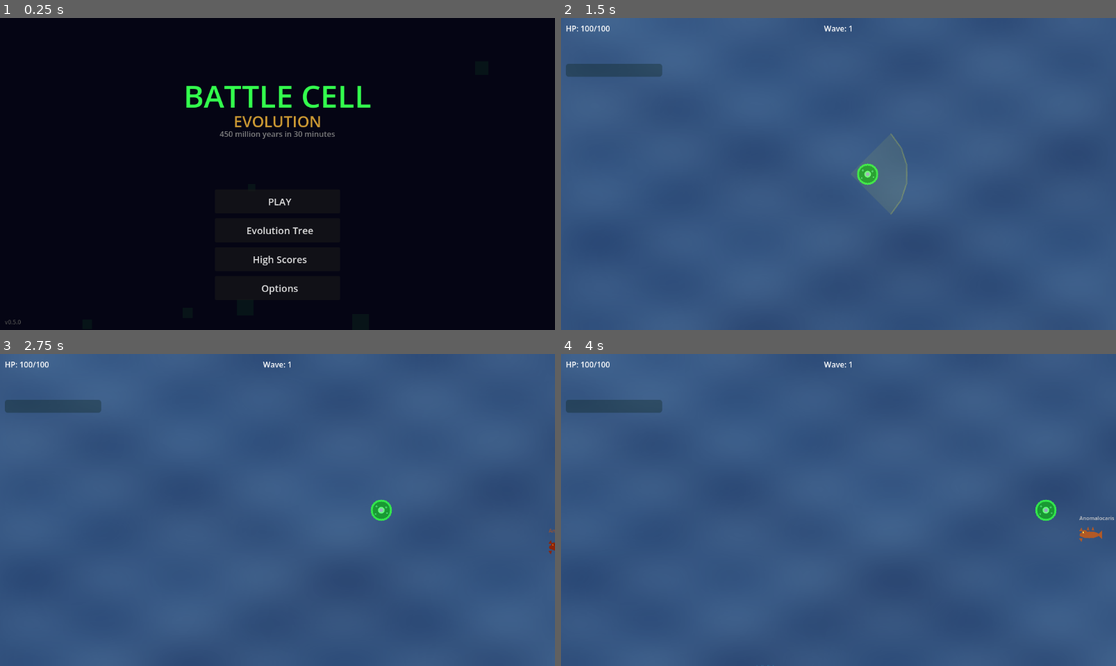
Above: before the commit, frames 1-4 (two rows, left to right).
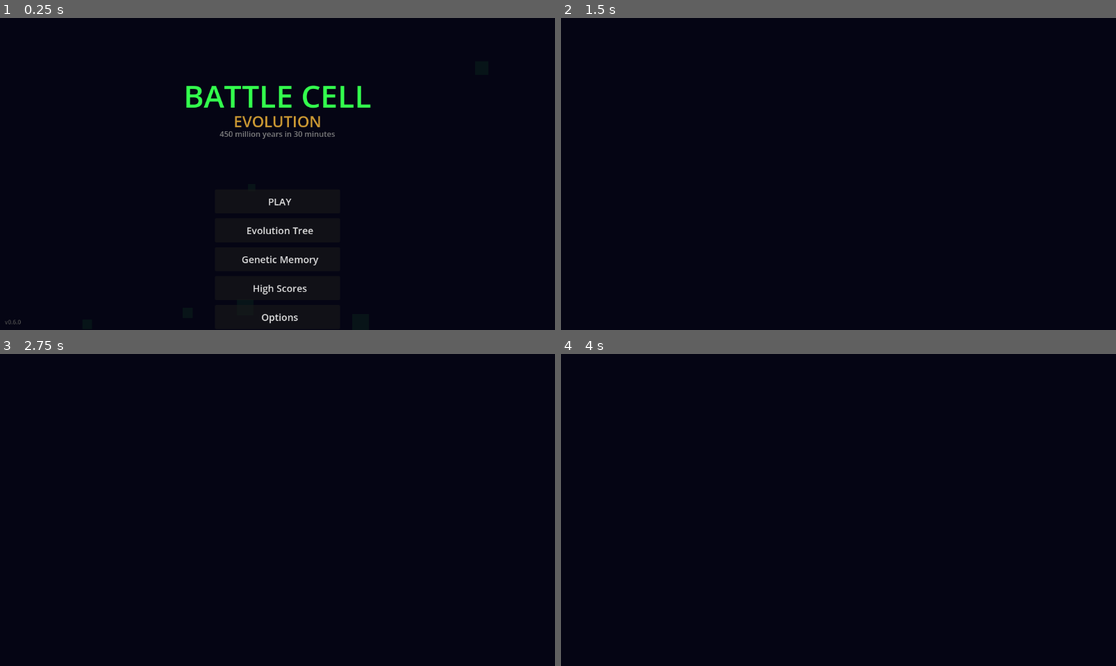
Above: after the commit, the same moments.

Repository: Yaikuza/battle_cell
Game: Godot game, scene res://Scenes/Menu.tscn
Same seed, same stepped clock (60 frames per second), same inputs: the game is played once before the commit and once after it.
Inputs (mouse positions are in pixels of both pictures, inside the frame that each line leads up to):
- Up to frame 1 (0.25 s): no input
- Up to frame 2 (1.5 s): click "PLAY" at 0.5 s; tap Enter at 1.25 s; move the mouse to (960, 158) at 1.27 s; hold D (move_right, bound only before the commit) from 1.28 s (still down); hold R from 1.28 s (still down); click (960, 158) at 1.42 s
- Up to frame 3 (2.75 s): release D (move_right, bound only before the commit) at 2 s; release R at 2 s; drag from (166, 525) to (377, 510) at 2.02 s
- Up to frame 4 (4 s): tap Space at 2.75 s; move the mouse to (894, 441) at 2.77 s; hold D (move_right, bound only before the commit) 2.78-3.5 s; hold R 2.78-3.5 s; drag from (810, 572) to (1043, 510) at 3.52 s

The runs differ from the first frame. In frame 1, 0.4% of the frame differs, in the area x 2-58%, y 76-98%; in frame 2, 100%, in the area x 0-100%, y 0-100%; in frame 3, 100%; in frame 4, 100%.
Error after the commit: Parse Error: Identifier "EvolutionScreenScript" not declared in the current scope. (res://Main.gd:59)

Commit message:
feat: meta progression system (DNA, traits, start perks, legacy forms, WTF edge, titles) v0.6.0

Diff:
--- a/godot/Main.gd
+++ b/godot/Main.gd
@@ -30,6 +30,53 @@
 	add_child(joystick)
 
 	AudioManager.play_bgm()
+	call_deferred("_check_start_form")
+
+func _check_start_form() -> void:
+	var evo = get_tree().get_first_node_in_group("evolution_manager") as EvolutionManager
+	var player = get_tree().get_first_node_in_group("player") as Player
+	if not evo or not player:
+		return
+	var unlocked: Array[Dictionary] = []
+	for form_id in MetaManager.LEGACY:
+		if MetaManager.is_legacy_unlocked(form_id):
+			var f = evo._tree.get(form_id)
+			if f:
+				var dup = f.duplicate(true)
+				dup["id"] = form_id
+				dup["type"] = "form"
+				unlocked.append(dup)
+
+	if unlocked.is_empty():
+		var hs = MetaManager.get_head_start_gp()
+		if hs > 0:
+			EventBus.gp_collected.emit(hs)
+		return
+
+	unlocked.append({"name": "Stay as Cell", "desc": "เริ่มต้นเป็นเซลล์เหมือนเดิม", "type": "stay_cell", "id": "cell"})
+
+	get_tree().paused = true
+	var screen = EvolutionScreenScript.new()
+	var vp = get_viewport().get_visible_rect().size
+	screen.show_choices(unlocked, vp, func(data):
+		get_tree().paused = false
+		screen.queue_free()
+		var f_id = data.get("id", "cell")
+		if f_id != "cell":
+			var f = evo._tree.get(f_id)
+			if f:
+				var dup = f.duplicate(true)
+				dup["id"] = f_id
+				evo.current_form_id = f_id
+				evo._evolution_path.append(f_id)
+				player.apply_form(dup, false)
+				SaveManager.unlock_form(f_id)
+		var hs = MetaManager.get_head_start_gp()
+		if hs > 0:
+			EventBus.gp_collected.emit(hs)
+	)
+	add_child(screen)
+
 	GameManager.start_next_wave()
 
 var _bg_root: Node2D
--- a/godot/entities/Player.gd
+++ b/godot/entities/Player.gd
@@ -83,6 +83,15 @@
 	weapon.behavior = SlashBehaviorScript.new()
 	add_child(weapon)
 
+	_apply_meta_stats()
+
+func _apply_meta_stats() -> void:
+	for up_id in MetaManager.TRAITS:
+		var d = MetaManager.TRAITS[up_id]
+		var lv = MetaManager.get_upgrade_level(up_id)
+		if lv > 0 and d.has("stat"):
+			stats.add_modifier_raw(d.stat, d.val * lv, 1, "meta")
+
 func take_damage(amount: int) -> void:
 	health.take_damage(amount)
 	if not health.invulnerable:
@@ -95,8 +104,21 @@
 func _on_health_changed(current: int, max_hp: int) -> void:
 	pass
 
+var _used_second_chance: bool = false
+
 func _on_died() -> void:
+	if MetaManager.has_second_chance() and not _used_second_chance:
+		_used_second_chance = true
+		var hp_pct = MetaManager.get_second_chance_hp()
+		health.hp = maxi(1, ceili(health.max_hp * hp_pct / 100.0))
+		health.set_invulnerable(2.0)
+		modulate = Color.WHITE
+		EffectManager.evolution(global_position)
+		return
 	EventBus.player_died.emit()
+
+func reset_second_chance() -> void:
+	_used_second_chance = false
 
 func refresh_from_stats() -> void:
 	health.max_hp = maxi(ceili(stats.get_stat("max_hp")), 1)
--- a/godot/managers/EvolutionManager.gd
+++ b/godot/managers/EvolutionManager.gd
@@ -205,13 +205,15 @@
 func _on_enemy_killed() -> void:
 	var kills = _wtf_progress.get("enemy_kills", 0) + 1
 	_wtf_progress["enemy_kills"] = kills
-	if kills >= 50:
+	var need = 10 * (3 - MetaManager.get_upgrade_level("rubber_shortcut"))
+	if kills >= maxi(need, 10):
 		_wtf_unlocked["rubber_chicken"] = true
 
 func _on_gp_collected(amount: int) -> void:
 	var total = _wtf_progress.get("total_gp", 0) + amount
 	_wtf_progress["total_gp"] = total
-	if total >= 500:
+	var need = 100 * (3 - MetaManager.get_upgrade_level("roomba_shortcut"))
+	if total >= maxi(need, 100):
 		_wtf_unlocked["roomba_lord"] = true
 
 var _boss_killed_no_damage: bool = true
@@ -237,7 +239,8 @@
 		EventBus.boss_killed.disconnect(_on_boss_killed)
 
 func _on_boss_killed() -> void:
-	if _boss_killed_no_damage:
+	var tolerance = MetaManager.get_upgrade_level("tyrant_shortcut")
+	if _boss_killed_no_damage or tolerance > 0:
 		_wtf_unlocked["t_pose_tyrant"] = true
 	_boss_killed_no_damage = true
 
--- a/godot/managers/GameManager.gd
+++ b/godot/managers/GameManager.gd
@@ -39,7 +39,7 @@
 func _on_gp_collected(amount: int) -> void:
 	if game_over:
 		return
-	gp += ceili(amount * gp_multiplier)
+	gp += ceili(amount * gp_multiplier * MetaManager.get_gp_multiplier())
 	if gp >= gp_to_next:
 		gp -= gp_to_next
 		gp_to_next = ceili(gp_to_next * 1.6)
@@ -96,6 +96,8 @@
 		for form_id in evo._evolution_path:
 			SaveManager.unlock_form(form_id)
 		SaveManager.unlock_form(evo.current_form_id)
+		var dna_reward = maxi(1, score / 100) + GameManager.wave * 2
+		MetaManager.add_dna(dna_reward)
 	EventBus.game_over.emit()
 	get_tree().paused = true
 
--- /dev/null
+++ b/godot/managers/MetaManager.gd
@@ -0,0 +1,181 @@
+extends Node
+
+var dna_total: int = 0
+var dna_balance: int = 0
+var upgrades: Dictionary = {}
+var start_forms: Dictionary = {}
+var active_title: String = ""
+
+const TRAITS: Dictionary = {
+	"hardened_membrane": {"name": "Hardened Membrane", "desc": "+5% Max HP / level", "stat": "max_hp", "val": 0.05, "max_lv": 5, "cost_b": 100, "cost_m": 2.0},
+	"efficient_mito": {"name": "Efficient Mitochondria", "desc": "+3% Move Speed / level", "stat": "speed", "val": 0.03, "max_lv": 5, "cost_b": 100, "cost_m": 2.0},
+	"sharpened_genes": {"name": "Sharpened Genes", "desc": "+5% Damage / level", "stat": "damage", "val": 0.05, "max_lv": 5, "cost_b": 100, "cost_m": 2.0},
+	"rapid_division": {"name": "Rapid Division", "desc": "-3% Fire Cooldown / level", "stat": "fire_cooldown", "val": -0.03, "max_lv": 5, "cost_b": 100, "cost_m": 2.0},
+}
+const STARTERS: Dictionary = {
+	"head_start": {"name": "Head Start", "desc": "Start with GP", "vals": [50, 100, 150], "max_lv": 3, "cost_b": 300, "cost_m": 2.0},
+	"lucky_mutation": {"name": "Lucky Mutation", "desc": "Rerolls per run", "vals": [1, 2, 3], "max_lv": 3, "cost_b": 400, "cost_m": 2.0},
+	"genetic_momentum": {"name": "Genetic Momentum", "desc": "+GP gain %", "vals": [10, 20, 30], "max_lv": 3, "cost_b": 500, "cost_m": 2.0},
+	"second_chance": {"name": "Second Chance", "desc": "Revive 1x/run at HP%", "vals": [25, 50, 75], "max_lv": 3, "cost_b": 1000, "cost_m": 2.0},
+}
+const LEGACY: Dictionary = {
+	"fish": {"name": "Start as Fish", "desc": "Begin as Ancient Fish", "cost": 500},
+	"arthropod": {"name": "Start as Arthropod", "desc": "Begin as Early Arthropod", "cost": 800},
+	"amphibian": {"name": "Start as Amphibian", "desc": "Begin as Primitive Amphibian", "cost": 1000},
+	"synapsid": {"name": "Start as Synapsid", "desc": "Begin as Pelycosaur", "cost": 1200},
+	"apex_hunter": {"name": "Start as Apex Hunter", "desc": "Begin as Convergent Predator", "cost": 1500},
+}
+const WTF_SHORTCUTS: Dictionary = {
+	"rubber_shortcut": {"name": "Rubber Chicken Edge", "desc": "Kill requirement -10/level", "max_lv": 3, "cost_b": 400, "cost_m": 2.0},
+	"roomba_shortcut": {"name": "Roomba Lord Edge", "desc": "GP requirement -100/level", "max_lv": 3, "cost_b": 400, "cost_m": 2.0},
+	"tyrant_shortcut": {"name": "T-Pose Tyrant Edge", "desc": "Hit tolerance +1/level", "max_lv": 3, "cost_b": 600, "cost_m": 2.0},
+}
+const TITLES: Array[Dictionary] = [
+	{"id": "prokaryote", "name": "Prokaryote", "dna": 0},
+	{"id": "eukaryote", "name": "Eukaryote", "dna": 1000},
+	{"id": "multicellular", "name": "Multicellular", "dna": 5000},
+	{"id": "cambrian_survivor", "name": "Cambrian Survivor", "dna": 15000},
+	{"id": "apex_predator", "name": "Apex Predator", "dna": 50000},
+	{"id": "whatif_being", "name": "What-If Being", "dna": 150000},
+	{"id": "transcendent", "name": "Transcendent", "dna": 500000},
+]
+
+func _ready() -> void:
+	load_meta()
+
+func load_meta() -> void:
+	var cfg = ConfigFile.new()
+	if cfg.load("user://battle_cell.cfg") != OK:
+		return
+	if cfg.has_section_key("meta", "dna_total"):
+		dna_total = cfg.get_value("meta", "dna_total", 0)
+	if cfg.has_section_key("meta", "dna_balance"):
+		dna_balance = cfg.get_value("meta", "dna_balance", 0)
+	if cfg.has_section_key("meta", "upgrades"):
+		var raw = cfg.get_value("meta", "upgrades", {})
+		if raw is Dictionary:
+			upgrades = raw
+	if cfg.has_section_key("meta", "start_forms"):
+		var raw2 = cfg.get_value("meta", "start_forms", {})
+		if raw2 is Dictionary:
+			start_forms = raw2
+	if cfg.has_section_key("meta", "active_title"):
+		active_title = cfg.get_value("meta", "active_title", "")
+
+func save_meta() -> void:
+	var cfg = ConfigFile.new()
+	cfg.load("user://battle_cell.cfg")
+	cfg.set_value("meta", "dna_total", dna_total)
+	cfg.set_value("meta", "dna_balance", dna_balance)
+	cfg.set_value("meta", "upgrades", upgrades)
+	cfg.set_value("meta", "start_forms", start_forms)
+	cfg.set_value("meta", "active_title", active_title)
+	cfg.save("user://battle_cell.cfg")
+
+func add_dna(amount: int) -> void:
+	if amount <= 0:
+		return
+	dna_total += amount
+	dna_balance += amount
+	_update_titles()
+	save_meta()
+
+func spend_dna(amount: int) -> bool:
+	if dna_balance < amount:
+		return false
+	dna_balance -= amount
+	save_meta()
+	return true
+
+func get_upgrade_level(up_id: String) -> int:
+	return upgrades.get(up_id, 0)
+
+func get_upgrade_cost(up_id: String, defs: Dictionary) -> int:
+	var lv = get_upgrade_level(up_id)
+	var d = defs.get(up_id, {})
+	var max_lv = d.get("max_lv", 1)
+	if lv >= max_lv:
+		return -1
+	return ceili(d.get("cost_b", 100) * pow(d.get("cost_m", 2.0), lv))
+
+func purchase_upgrade(up_id: String, defs: Dictionary) -> bool:
+	var cost = get_upgrade_cost(up_id, defs)
+	if cost < 0:
+		return false
+	if not spend_dna(cost):
+		return false
+	var lv = get_upgrade_level(up_id) + 1
+	upgrades[up_id] = lv
+	if defs == LEGACY:
+		start_forms[up_id] = true
+	save_meta()
+	return true
+
+func purchase_legacy(form_id: String) -> bool:
+	var d = LEGACY.get(form_id)
+	if not d:
+		return false
+	if start_forms.has(form_id):
+		return false
+	var cost = d.get("cost", 500)
+	if not spend_dna(cost):
+		return false
+	start_forms[form_id] = true
+	save_meta()
+	return true
+
+func is_legacy_unlocked(form_id: String) -> bool:
+	return start_forms.has(form_id)
+
+func get_title_for_dna() -> String:
+	var best = "prokaryote"
+	for t in TITLES:
+		if dna_total >= t.dna:
+			best = t.id
+	return best
+
+func _update_titles() -> void:
+	var tid = get_title_for_dna()
+	if active_title.is_empty():
+		active_title = tid
+
+func get_title_name(tid: String) -> String:
+	for t in TITLES:
+		if t.id == tid:
+			return t.name
+	return ""
+
+func has_title(tid: String) -> bool:
+	return dna_total >= _get_title_dna(tid)
+
+func _get_title_dna(tid: String) -> int:
+	for t in TITLES:
+		if t.id == tid:
+			return t.dna
+	return 999999
+
+func get_first_wtf_needed_lv(up_id: String) -> int:
+	match up_id:
+		"rubber_shortcut": return 10 * (3 - get_upgrade_level(up_id))
+		"roomba_shortcut": return 100 * (3 - get_upgrade_level(up_id))
+		"tyrant_shortcut": return get_upgrade_level(up_id)
+	return 0
+
+func get_head_start_gp() -> int:
+	var lv = get_upgrade_level("head_start")
+	return STARTERS.head_start.vals[lv - 1] if lv > 0 else 0
+
+func get_rerolls() -> int:
+	var lv = get_upgrade_level("lucky_mutation")
+	return STARTERS.lucky_mutation.vals[lv - 1] if lv > 0 else 0
+
+func get_gp_multiplier() -> float:
+	var lv = get_upgrade_level("genetic_momentum")
+	return 1.0 + (STARTERS.genetic_momentum.vals[lv - 1] if lv > 0 else 0) / 100.0
+
+func has_second_chance() -> bool:
+	return get_upgrade_level("second_chance") > 0
+
+func get_second_chance_hp() -> int:
+	var lv = get_upgrade_level("second_chance")
+	return STARTERS.second_chance.vals[lv - 1] if lv > 0 else 0
--- a/godot/managers/SaveManager.gd
+++ b/godot/managers/SaveManager.gd
@@ -35,7 +35,7 @@
 
 func save() -> void:
 	var cfg = ConfigFile.new()
-
+	cfg.load(SAVE_PATH)
 	for k in gallery:
 		cfg.set_value("gallery", k, gallery[k])
 	cfg.set_value("highscores", "entries", highscores)
--- a/godot/project.godot
+++ b/godot/project.godot
@@ -22,6 +22,7 @@
 EffectManager="*res://managers/EffectManager.gd"
 AudioManager="*res://managers/AudioManager.gd"
 SaveManager="*res://managers/SaveManager.gd"
+MetaManager="*res://managers/MetaManager.gd"
 
 [display]
 
--- a/godot/ui/Menu.gd
+++ b/godot/ui/Menu.gd
@@ -126,6 +126,7 @@
 	var btn_defs = [
 		{"text": "  PLAY", "cb": _on_play},
 		{"text": "  Evolution Tree", "cb": _on_evolution_tree},
+		{"text": "  Genetic Memory", "cb": _on_genetic_memory},
 		{"text": "  High Scores", "cb": _on_high_scores},
 		{"text": "  Options", "cb": _on_options},
 	]
@@ -142,7 +143,7 @@
 		view.add_child(btn)
 
 	var ver = Label.new()
-	ver.text = "v0.5.0"
+	ver.text = "v0.6.0"
 	ver.position = Vector2(10, vp.y - 25)
 	ver.add_theme_color_override("font_color", Color(0.3, 0.3, 0.3))
 	ver.add_theme_font_size_override("font_size", 12)
@@ -156,6 +157,10 @@
 
 func _on_evolution_tree() -> void:
 	show_evolution_tree_view()
+
+func _on_genetic_memory() -> void:
+	var meta_screen = load("res://ui/MetaScreen.gd").new()
+	get_tree().current_scene.add_child(meta_screen)
 
 func _on_options() -> void:
 	show_options_view()
--- /dev/null
+++ b/godot/ui/MetaScreen.gd
@@ -0,0 +1,283 @@
+extends CanvasLayer
+class_name MetaScreen
+
+var _tab_index: int = 0
+var _tab_btns: Array[Button] = []
+var _content: Node = null
+
+const TAB_LABELS := ["Traits", "Start Perks", "Legacy", "WTF Edge", "Titles"]
+const TAB_COLORS := [
+	Color(0.2, 1.0, 0.6),
+	Color(1.0, 0.6, 0.2),
+	Color(1.0, 0.2, 0.8),
+	Color(1.0, 0.8, 0.0),
+	Color(0.6, 0.4, 1.0),
+]
+
+func _ready() -> void:
+	var vp = get_viewport().get_visible_rect().size
+
+	var title = Label.new()
+	title.text = "GENETIC MEMORY"
+	title.horizontal_alignment = HORIZONTAL_ALIGNMENT_CENTER
+	title.position = Vector2(0, vp.y * 0.03)
+	title.size = Vector2(vp.x, 36)
+	title.add_theme_font_size_override("font_size", 26)
+	title.add_theme_color_override("font_color", Color(0.2, 1.0, 0.3))
+	add_child(title)
+
+	var dna_label = Label.new()
+	dna_label.name = "DnaLabel"
+	dna_label.text = "DNA: %d  Balance: %d" % [MetaManager.dna_total, MetaManager.dna_balance]
+	dna_label.horizontal_alignment = HORIZONTAL_ALIGNMENT_CENTER
+	dna_label.position = Vector2(0, vp.y * 0.03 + 36)
+	dna_label.size = Vector2(vp.x, 20)
+	dna_label.add_theme_font_size_override("font_size", 13)
+	dna_label.add_theme_color_override("font_color", Color(0.6, 0.9, 1.0))
+	add_child(dna_label)
+
+	var title_tid = MetaManager.active_title
+	if title_tid.is_empty():
+		title_tid = MetaManager.get_title_for_dna()
+	var tid_name = MetaManager.get_title_name(title_tid)
+	if tid_name:
+		var tid_label = Label.new()
+		tid_label.text = "Title: %s" % tid_name
+		tid_label.horizontal_alignment = HORIZONTAL_ALIGNMENT_CENTER
+		tid_label.position = Vector2(0, vp.y * 0.03 + 56)
+		tid_label.size = Vector2(vp.x, 18)
+		tid_label.add_theme_font_size_override("font_size", 11)
+		tid_label.add_theme_color_override("font_color", Color(0.8, 0.6, 0.2))
+		add_child(tid_label)
+
+	var tab_bar = Node2D.new()
+	var tw = vp.x / TAB_LABELS.size()
+	for i in TAB_LABELS.size():
+		var btn = Button.new()
+		btn.text = TAB_LABELS[i]
+		btn.position = Vector2(i * tw, vp.y * 0.12)
+		btn.size = Vector2(tw - 4, 30)
+		btn.add_theme_font_size_override("font_size", 12)
+		btn.pressed.connect(_on_tab.bind(i))
+		tab_bar.add_child(btn)
+		_tab_btns.append(btn)
+	add_child(tab_bar)
+
+	_content = Node.new()
+	add_child(_content)
+	_show_tab(0)
+
+	var back = Button.new()
+	back.text = "  Back"
+	back.position = Vector2(vp.x / 2 - 60, vp.y * 0.92)
+	back.size = Vector2(120, 36)
+	back.add_theme_font_size_override("font_size", 16)
+	back.pressed.connect(_on_back)
+	add_child(back)
+
+func _on_tab(idx: int) -> void:
+	AudioManager.play_sfx("click")
+	_show_tab(idx)
+
+func _show_tab(idx: int) -> void:
+	_tab_index = idx
+	for i in _tab_btns.size():
+		_tab_btns[i].modulate = Color(1, 1, 1, 0.6) if i != idx else Color.WHITE
+
+	if _content:
+		_content.queue_free()
+	_content = Node.new()
+	add_child(_content)
+	_update_dna()
+
+	match idx:
+		0: _show_traits()
+		1: _show_starters()
+		2: _show_legacy()
+		3: _show_wtf()
+		4: _show_titles()
+
+func _update_dna() -> void:
+	var dl = get_node_or_null("DnaLabel") as Label
+	if dl:
+		dl.text = "DNA: %d  Balance: %d" % [MetaManager.dna_total, MetaManager.dna_balance]
+
+func _make_card(parent: Node, up_id: String, name: String, desc: String, lv: int, max_lv: int, cost: int, y: float, vp: Vector2, on_buy: Callable) -> void:
+	var card = ColorRect.new()
+	card.color = Color(0.1, 0.1, 0.2, 0.8)
+	card.position = Vector2(vp.x * 0.05, y)
+	card.size = Vector2(vp.x * 0.9, 52)
+	parent.add_child(card)
+
+	var nm = Label.new()
+	nm.text = "%s Lv.%d/%d" % [name, lv, max_lv]
+	nm.position = Vector2(vp.x * 0.07, y + 4)
+	nm.size = Vector2(vp.x * 0.5, 20)
+	nm.add_theme_font_size_override("font_size", 13)
+	nm.add_theme_color_override("font_color", Color.WHITE)
+	parent.add_child(nm)
+
+	var dc = Label.new()
+	dc.text = desc
+	dc.position = Vector2(vp.x * 0.07, y + 26)
+	dc.size = Vector2(vp.x * 0.55, 20)
+	dc.add_theme_font_size_override("font_size", 10)
+	dc.add_theme_color_override("font_color", Color(0.6, 0.6, 0.6))
+	parent.add_child(dc)
+
+	if lv < max_lv:
+		var buy = Button.new()
+		buy.text = "%d DNA" % cost
+		buy.position = Vector2(vp.x * 0.78, y + 10)
+		buy.size = Vector2(vp.x * 0.17, 32)
+		buy.add_theme_font_size_override("font_size", 12)
+		buy.disabled = MetaManager.dna_balance < cost
+		buy.pressed.connect(func():
+			AudioManager.play_sfx("click")
+			if on_buy.call():
+				_update_dna()
+				_show_tab(_tab_index))
+		parent.add_child(buy)
+	else:
+		var max_l = Label.new()
+		max_l.text = "MAX"
+		max_l.position = Vector2(vp.x * 0.78, y + 12)
+		max_l.size = Vector2(vp.x * 0.17, 28)
+		max_l.horizontal_alignment = HORIZONTAL_ALIGNMENT_CENTER
+		max_l.add_theme_font_size_override("font_size", 14)
+		max_l.add_theme_color_override("font_color", Color(0.4, 0.8, 0.4))
+		parent.add_child(max_l)
+
+func _show_traits() -> void:
+	var vp = get_viewport().get_visible_rect().size
+	var y = vp.y * 0.17
+	for up_id in MetaManager.TRAITS:
+		var d = MetaManager.TRAITS[up_id]
+		var lv = MetaManager.get_upgrade_level(up_id)
+		var cost = MetaManager.get_upgrade_cost(up_id, MetaManager.TRAITS)
+		_make_card(_content, up_id, d.name, d.desc, lv, d.max_lv, cost, y, vp, func(): return MetaManager.purchase_upgrade(up_id, MetaManager.TRAITS))
+		y += 58
+
+func _show_starters() -> void:
+	var vp = get_viewport().get_visible_rect().size
+	var y = vp.y * 0.17
+	for up_id in MetaManager.STARTERS:
+		var d = MetaManager.STARTERS[up_id]
+		var lv = MetaManager.get_upgrade_level(up_id)
+		var cost = MetaManager.get_upgrade_cost(up_id, MetaManager.STARTERS)
+		_make_card(_content, up_id, d.name, "%s %d" % [d.desc, d.vals[mini(lv, d.max_lv - 1)]], lv, d.max_lv, cost, y, vp, func(): return MetaManager.purchase_upgrade(up_id, MetaManager.STARTERS))
+		y += 58
+
+func _show_legacy() -> void:
+	var vp = get_viewport().get_visible_rect().size
+	var y = vp.y * 0.17
+	for form_id in MetaManager.LEGACY:
+		var d = MetaManager.LEGACY[form_id]
+		var unlocked = MetaManager.is_legacy_unlocked(form_id)
+		var nm = Label.new()
+		nm.text = d.name
+		nm.position = Vector2(vp.x * 0.07, y + 4)
+		nm.size = Vector2(vp.x * 0.5, 20)
+		nm.add_theme_font_size_override("font_size", 13)
+		nm.add_theme_color_override("font_color", Color.WHITE)
+		_content.add_child(nm)
+
+		var dc = Label.new()
+		dc.text = d.desc
+		dc.position = Vector2(vp.x * 0.07, y + 26)
+		dc.size = Vector2(vp.x * 0.55, 20)
+		dc.add_theme_font_size_override("font_size", 10)
+		dc.add_theme_color_override("font_color", Color(0.6, 0.6, 0.6))
+		_content.add_child(dc)
+
+		if unlocked:
+			var ul = Label.new()
+			ul.text = "UNLOCKED"
+			ul.position = Vector2(vp.x * 0.78, y + 12)
+			ul.size = Vector2(vp.x * 0.17, 28)
+			ul.horizontal_alignment = HORIZONTAL_ALIGNMENT_CENTER
+			ul.add_theme_font_size_override("font_size", 12)
+			ul.add_theme_color_override("font_color", Color(0.4, 0.8, 0.4))
+			_content.add_child(ul)
+		else:
+			var buy = Button.new()
+			buy.text = "%d DNA" % d.cost
+			buy.position = Vector2(vp.x * 0.78, y + 10)
+			buy.size = Vector2(vp.x * 0.17, 32)
+			buy.add_theme_font_size_override("font_size", 12)
+			buy.disabled = MetaManager.dna_balance < d.cost
+			buy.pressed.connect(func():
+				AudioManager.play_sfx("click")
+				if MetaManager.purchase_legacy(form_id):
+					_update_dna()
+					_show_tab(_tab_index))
+			_content.add_child(buy)
+		y += 52
+
+func _show_wtf() -> void:
+	var vp = get_viewport().get_visible_rect().size
+	var y = vp.y * 0.17
+	for up_id in MetaManager.WTF_SHORTCUTS:
+		var d = MetaManager.WTF_SHORTCUTS[up_id]
+		var lv = MetaManager.get_upgrade_level(up_id)
+		var cost = MetaManager.get_upgrade_cost(up_id, MetaManager.WTF_SHORTCUTS)
+		var needed = MetaManager.get_first_wtf_needed_lv(up_id)
+		_make_card(_content, up_id, d.name, "%s (need: %s)" % [d.desc, str(needed) if needed > 0 else "none"], lv, d.max_lv, cost, y, vp, func(): return MetaManager.purchase_upgrade(up_id, MetaManager.WTF_SHORTCUTS))
+		y += 58
+
+func _show_titles() -> void:
+	var vp = get_viewport().get_visible_rect().size
+	var y = vp.y * 0.17
+	for t in MetaManager.TITLES:
+		var unlocked = MetaManager.dna_total >= t.dna
+		var is_active = MetaManager.active_title == t.id
+
+		var card = ColorRect.new()
+		card.color = Color(0.1, 0.1, 0.2, 0.8)
+		card.position = Vector2(vp.x * 0.05, y)
+		card.size = Vector2(vp.x * 0.9, 44)
+		_content.add_child(card)
+
+		var nm = Label.new()
+		nm.text = t.name
+		nm.position = Vector2(vp.x * 0.07, y + 4)
+		nm.size = Vector2(vp.x * 0.4, 22)
+		nm.add_theme_font_size_override("font_size", 14)
+		nm.add_theme_color_override("font_color", Color.WHITE if unlocked else Color(0.4, 0.4, 0.4))
+		_content.add_child(nm)
+
+		var need = Label.new()
+		need.text = "%s: %d DNA" % ["Unlocked at" if not unlocked else "Requires", t.dna]
+		need.position = Vector2(vp.x * 0.07, y + 24)
+		need.size = Vector2(vp.x * 0.5, 18)
+		need.add_theme_font_size_override("font_size", 10)
+		need.add_theme_color_override("font_color", Color(0.5, 0.5, 0.5))
+		_content.add_child(need)
+
+		if unlocked and not is_active:
+			var equip = Button.new()
+			equip.text = "Equip"
+			equip.position = Vector2(vp.x * 0.78, y + 7)
+			equip.size = Vector2(vp.x * 0.17, 30)
+			equip.add_theme_font_size_override("font_size", 12)
+			equip.pressed.connect(func():
+				AudioManager.play_sfx("click")
+				MetaManager.active_title = t.id
+				MetaManager.save_meta()
+				_show_tab(_tab_index))
+			_content.add_child(equip)
+		elif is_active:
+			var active_l = Label.new()
+			active_l.text = "ACTIVE"
+			active_l.position = Vector2(vp.x * 0.78, y + 10)
+			active_l.size = Vector2(vp.x * 0.17, 24)
+			active_l.horizontal_alignment = HORIZONTAL_ALIGNMENT_CENTER
+			active_l.add_theme_font_size_override("font_size", 12)
+			active_l.add_theme_color_override("font_color", Color(0.2, 1.0, 0.3))
+			_content.add_child(active_l)
+
+		y += 50
+
+func _on_back() -> void:
+	AudioManager.play_sfx("click")
+	queue_free()
Not shown, changed: godot/AGENTS.md
